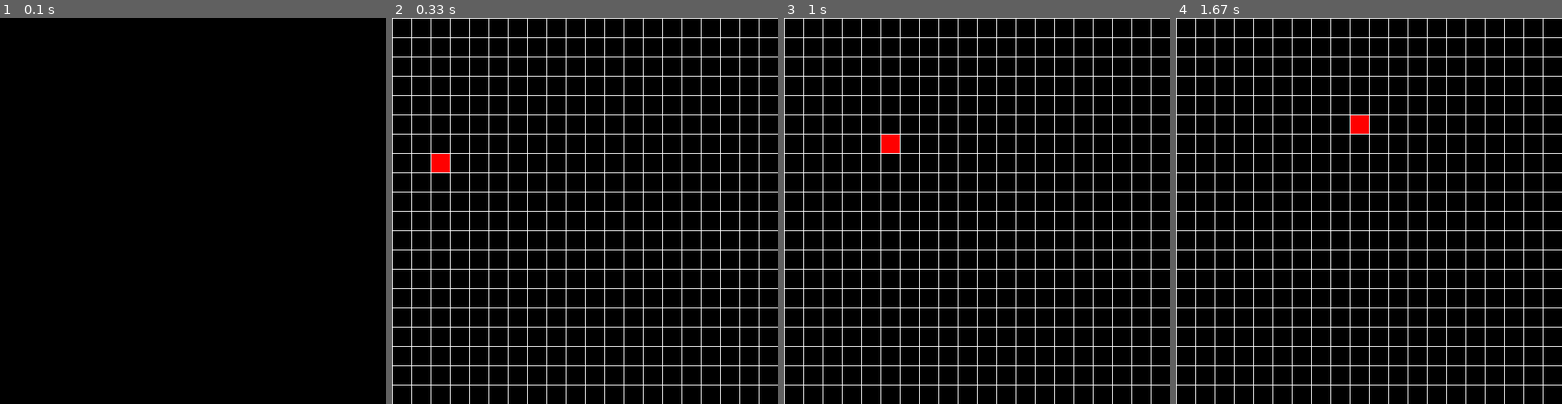
Above: before the commit, frames 1-4 (left to right).
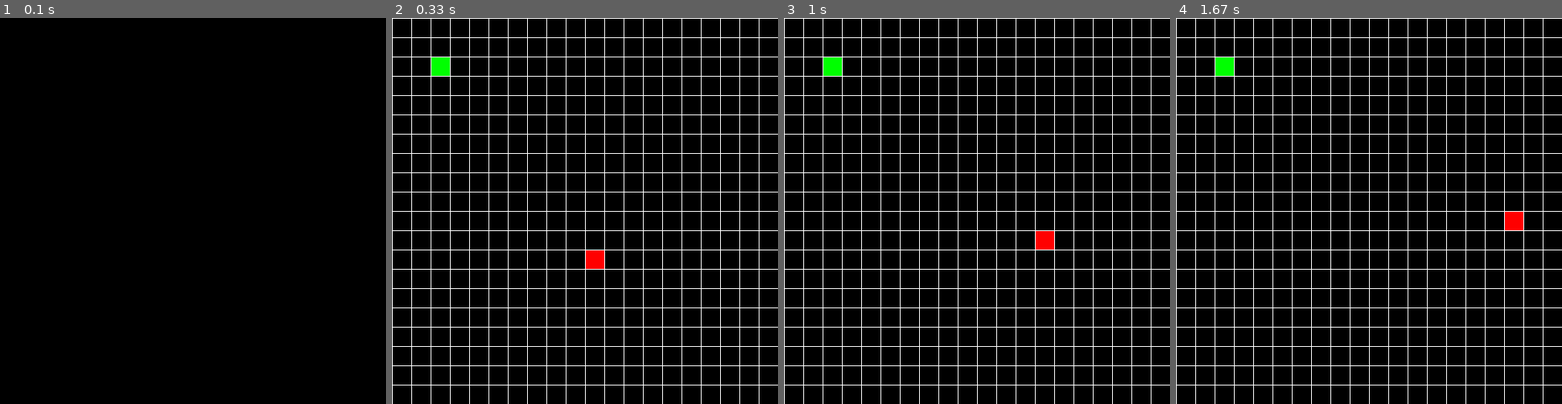
Above: after the commit, the same moments.

Repository: Jakub93-vim/PyGame
Game: pygame game, started from SnakeGame.py
Same seed, same stepped clock (60 frames per second), same inputs: the game is played once before the commit and once after it.
Inputs:
- Up to frame 1 (0.1 s): no input
- Up to frame 2 (0.33 s): no input
- Up to frame 3 (1 s): hold Right 0.33-0.8 s; hold Up from 0.83 s (still down)
- Up to frame 4 (1.67 s): release Up at 1.17 s; hold Right from 1.2 s (still down)

Frame 1 is identical in both runs. In frame 2, 0.7% of the frame differs, in the area x 10-55%, y 10-65%; in frame 3, 0.7%; in frame 4, 0.7%.

Commit message:
loop for more body parts

Diff:
--- a/SnakeGame.py
+++ b/SnakeGame.py
@@ -21,12 +21,13 @@
         self.pos = start
 
     def move(self, dirnx, dirny):
-        dis = width/rows
-        self.pos = (self.pos[0] + dirnx * dis, self.pos[1] + dirny * dis)
+        self.dirnx = dirnx
+        self.dirny = dirny
+        self.pos = (self.pos[0] + dirnx, self.pos[1] + dirny)
 
     def draw(self, surface):
-
-        pygame.draw.rect(surface, self.color, ((self.pos[0],self.pos[1]),(24,24)))
+        dis = width / rows
+        pygame.draw.rect(surface, self.color, ((self.pos[0]*dis+1,self.pos[1]*dis+1),(24,24)))
 
 class snake(object):
     body = []
@@ -92,10 +93,11 @@
 
 
 def redrawWindow(surface):
-
+    global rows, snack
     win.fill((0, 0, 0))
     drawGrid(win)
     s.draw(win)
+    snack.draw(surface)
     pygame.display.update()
 
 def drawGrid(surface):
@@ -106,13 +108,28 @@
         pygame.draw.line(surface, (255, 255, 255), (spaceBtwn * line, 0), (spaceBtwn * line, 500))
         pygame.draw.line(surface, (255, 255, 255), (0, spaceBtwn * line), (500, spaceBtwn * line))
 
+def randomSnack(rows, snake):
 
-s = snake((255,0,0), (51,126))
+    positions = snake.body
+
+    while True:
+        x = random.randrange(rows)
+        y = random.randrange(rows)
+        if len(list(filter(lambda z:z.pos == (x,y), positions))) > 0:
+            continue
+        else:
+            break
+
+    return (x,y)
+
+
+s = snake((255,0,0), (10,10))
+snack = cube(randomSnack(rows, s), color=(0, 255, 0))
 
 def main():
-
+    global rows, s, snack
     flag = True
-
+    snack = cube(randomSnack(rows, s), color=(0, 255, 0))
 
     while flag:
 
@@ -120,6 +137,9 @@
             if event.type == pygame.QUIT:
                 pygame.quit()
                 exit()
+        if s.body[0].pos == snack.pos:
+            s.addCube()
+            snack = cube(randomSnack(rows,s),color=(0,255,0))
 
         pygame.time.delay(150)
         s.move()
